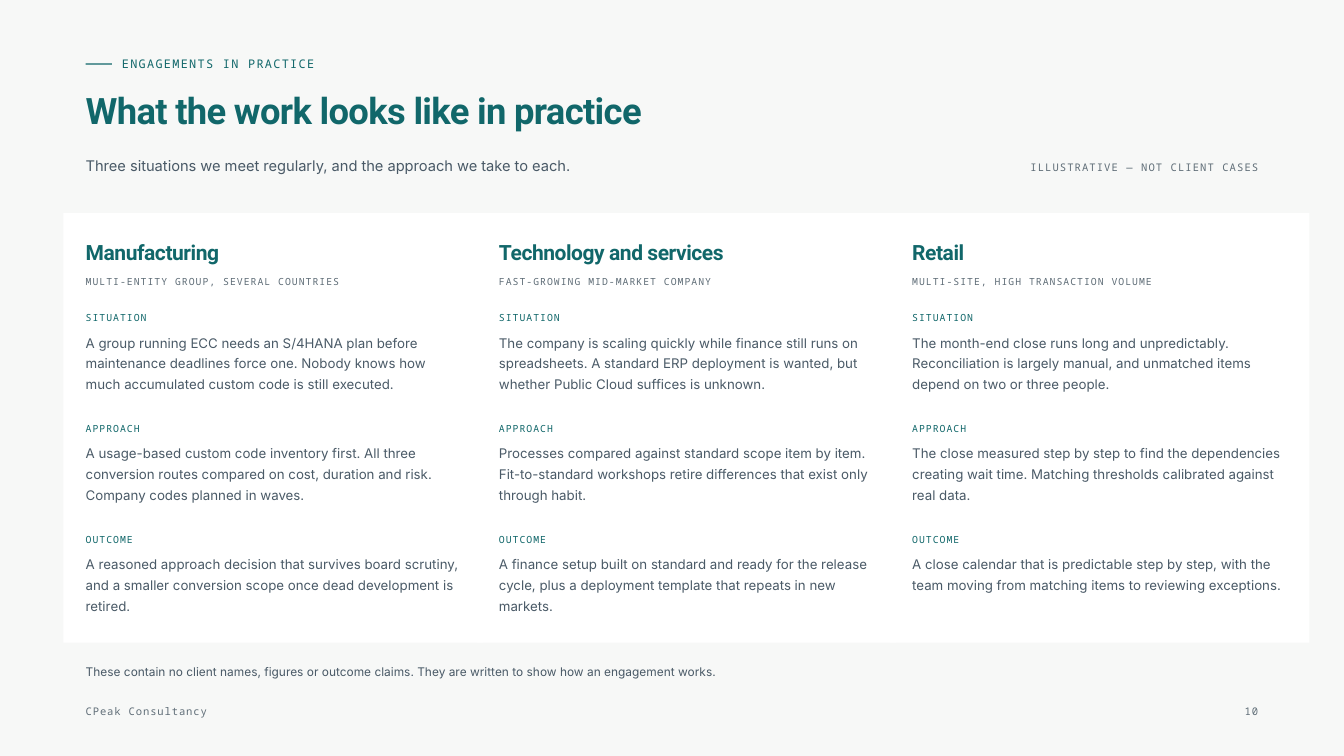
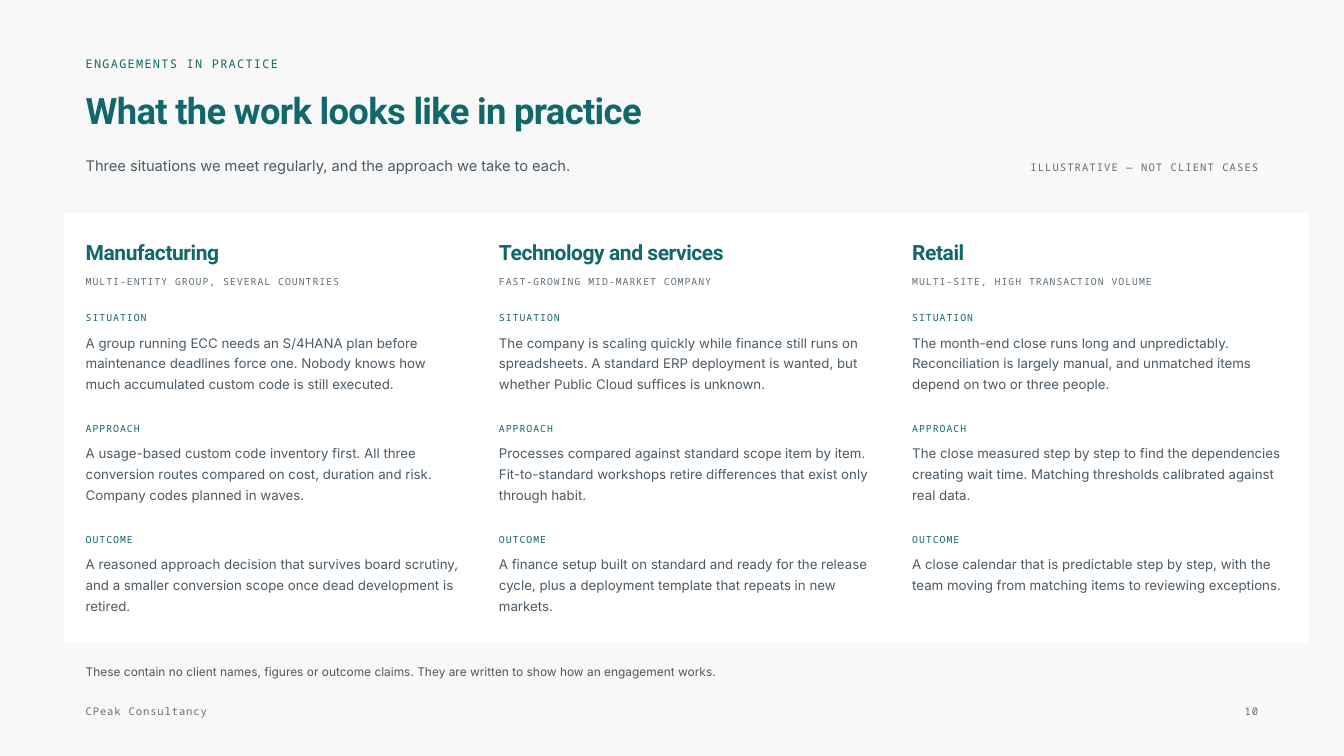
Before and after one commit to narinygt/Default, a slide deck: slide 10 of sunum/CPeak-Consultancy-Company-Overview.pptx. Drawn at 1344x756 pixels with LibreOffice and Linux fonts; fonts in the diff are those of the drawing. Boxes give left, top, right and bottom in pixels: in the first picture for what was removed or moved away, otherwise in the second. Text is boxed around its words. In the diff, an @@ line names an element or a change of style, - is before the commit and + after.

```diff
--- a/sunum/CPeak-Consultancy-Company-Overview.pptx
+++ b/sunum/CPeak-Consultancy-Company-Overview.pptx
@@ text "ENGAGEMENTS IN PRACTICE": place and size @@
-text "ENGAGEMENTS IN PRACTICE" at [122, 59, 314, 68]
+text "ENGAGEMENTS IN PRACTICE" at [86, 59, 278, 68]
@@ line removed from (86, 65) to (112, 65) @@
```
Also in this commit, not shown: 11 other slides changed, 6 other files.
